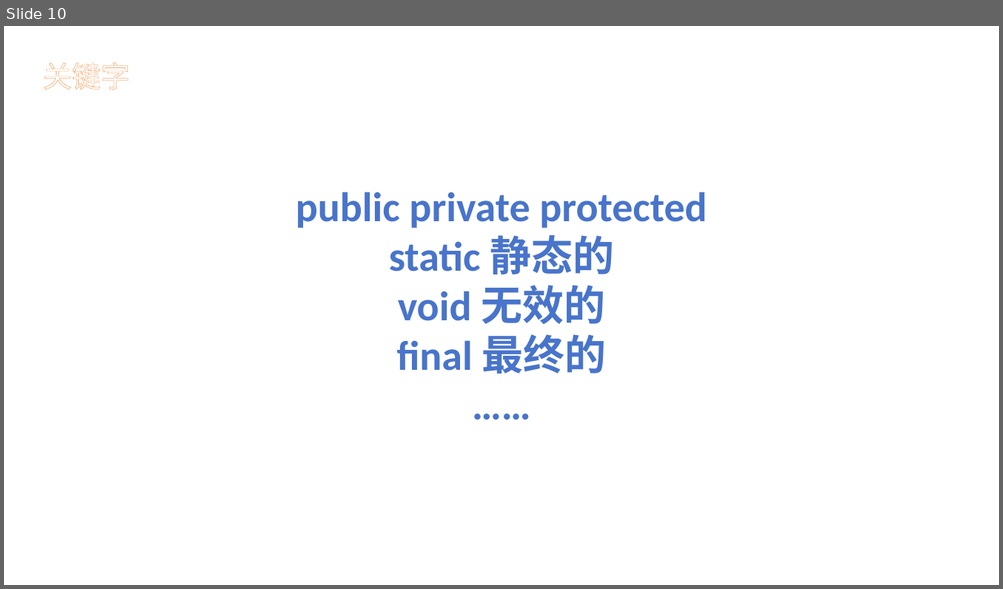
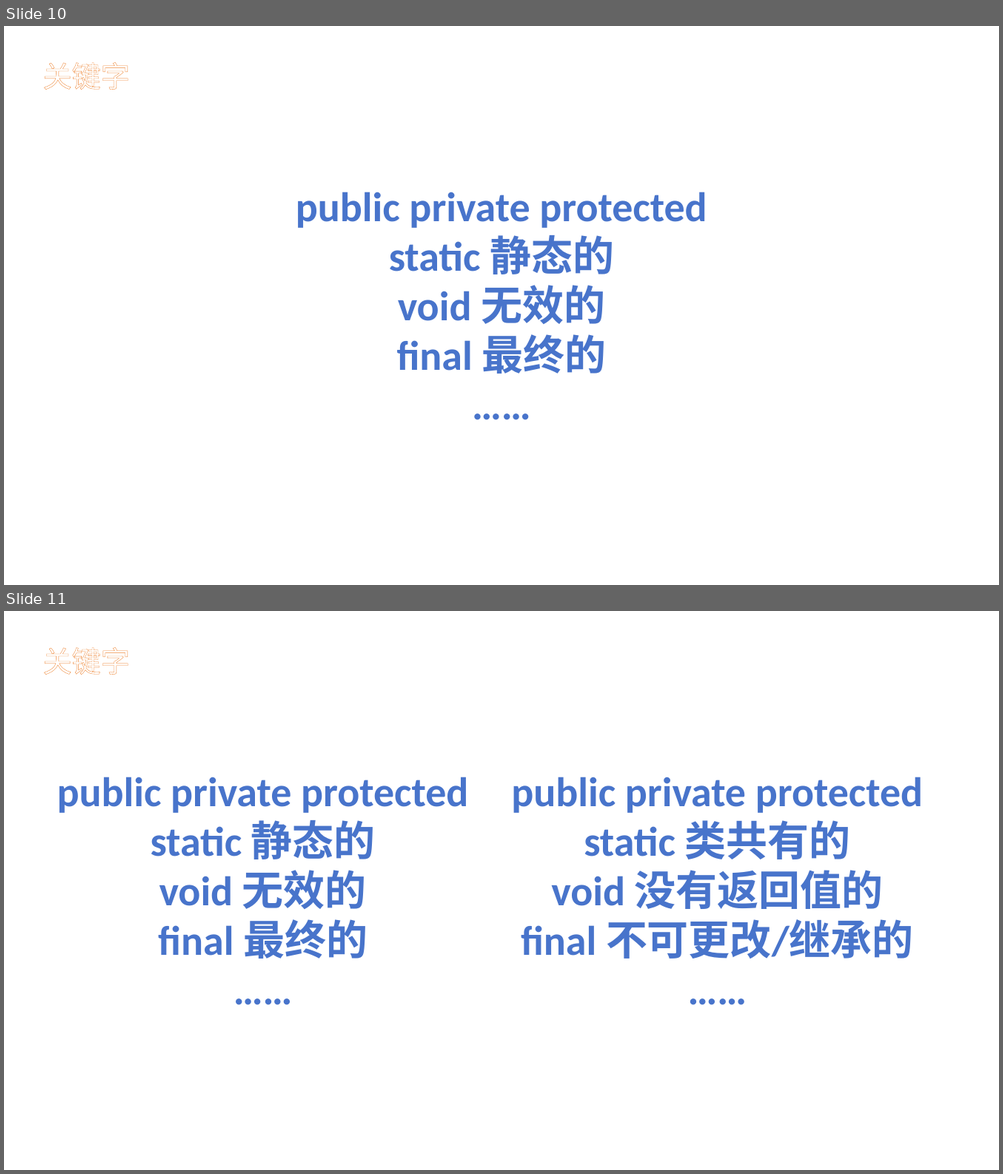
Before and after one commit to Ray0v0/CS109_Teaching, a slide deck: ppt/Java引入.pptx. Shown one above the other, each under a label of ours: slide 10 before the commit, slides 10 and 11 after it. The pictures are 1003x589 and 1003x1174 pixels, drawn with LibreOffice and Linux fonts; fonts in the diff are those of the drawing. Boxes give left, top, right and bottom in pixels: in the first picture for what was removed or moved away, otherwise in the second. Text is boxed around its words. In the diff, an @@ line names an element or a change of style, - is before the commit and + after.

```diff
--- a/ppt/Java引入.pptx
+++ b/ppt/Java引入.pptx
@@ slide 11 added at <box>4,611,999,1170</box>, background #FFFFFF @@
@@ text added at <box>43,647,130,675</box>, 28 pt, text #FFFFFF @@
+关键字
@@ text added at <box>57,777,468,959</box>, 40 pt, text #4874CB, bold @@
+public private protected
+static 静态的
+void 无效的
+final 最终的
+……
@@ text added at <box>511,777,922,959</box>, 40 pt, text #4874CB, bold @@
+public private protected
+static 类共有的
+void 没有返回值的
+final 不可更改/继承的
+……
```
Also in this commit, not shown: 1 slide changed, 1 other slide added, 3 other files.
